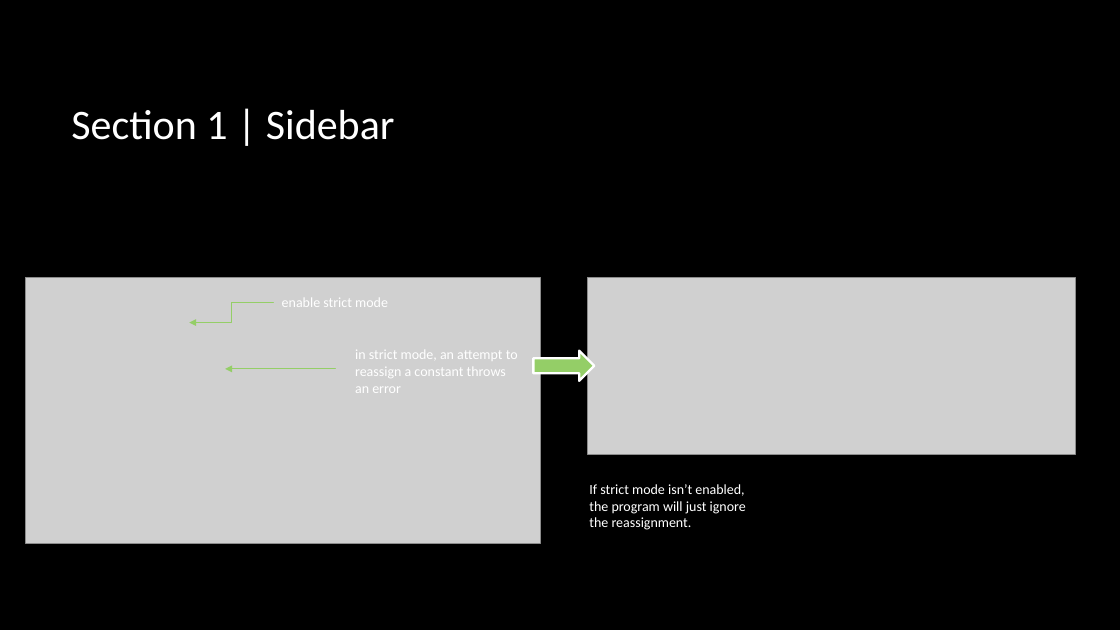
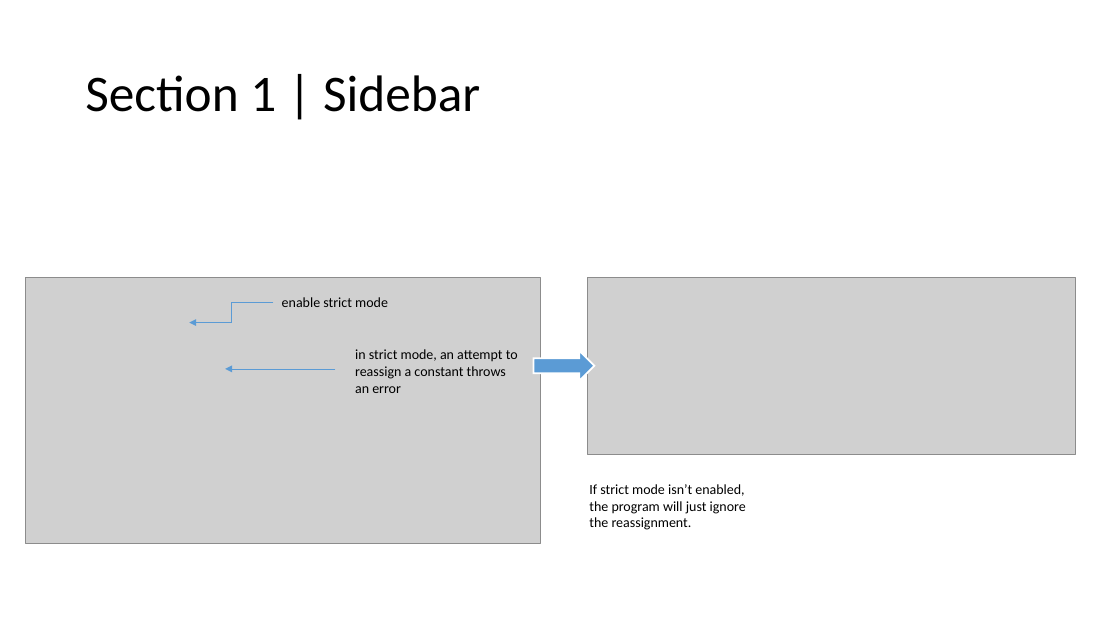
Before and after one commit to conduitl/csv_lesson, a slide deck: slide 7 of case1.pptx. Drawn at 1120x630 pixels with LibreOffice and Linux fonts; fonts in the diff are those of the drawing; grey boxes stand for pictures; background and template pictures are left out. Boxes give left, top, right and bottom in pixels: in the first picture for what was removed or moved away, otherwise in the second. Text is boxed around its words. In the diff, an @@ line names an element or a change of style, - is before the commit and + after.

```diff
--- a/case1.pptx
+++ b/case1.pptx
@@ background picture (left out) to #FFFFFF @@
@@ title "Section 1 | Sidebar": place and size @@
-title "Section 1 | Sidebar" at <box>71,110,395,140</box>
+title "Section 1 | Sidebar" at <box>85,75,480,112</box>
@@ title "Section 1 | Sidebar" at <box>85,75,480,112</box>: size 36 to 44 pt, text colour #FFFFFF to #000000; line spacing 1 to 0.9 @@
@@ elbow arrow (274, 302) - (189, 323): stroke #94CE67 0.75 pt to #5B9BD5 0.5 pt @@
@@ right arrow at <box>534,350,595,381</box>: fill #94CE67 to #5B9BD5; outline #FFFFFF 2 pt to #FFFFFF 1.5 pt @@
@@ arrow (335, 369) - (225, 369): stroke #94CE67 0.75 pt to #5B9BD5 0.5 pt @@
@@ text colour #FFFFFF to #000000 in 3 elements at <box>282,297,388,307</box>, <box>355,349,518,393</box>, <box>589,484,746,530</box> @@
```
Also in this commit, not shown: 15 other slides changed, 1 slide added, 2 other files.
